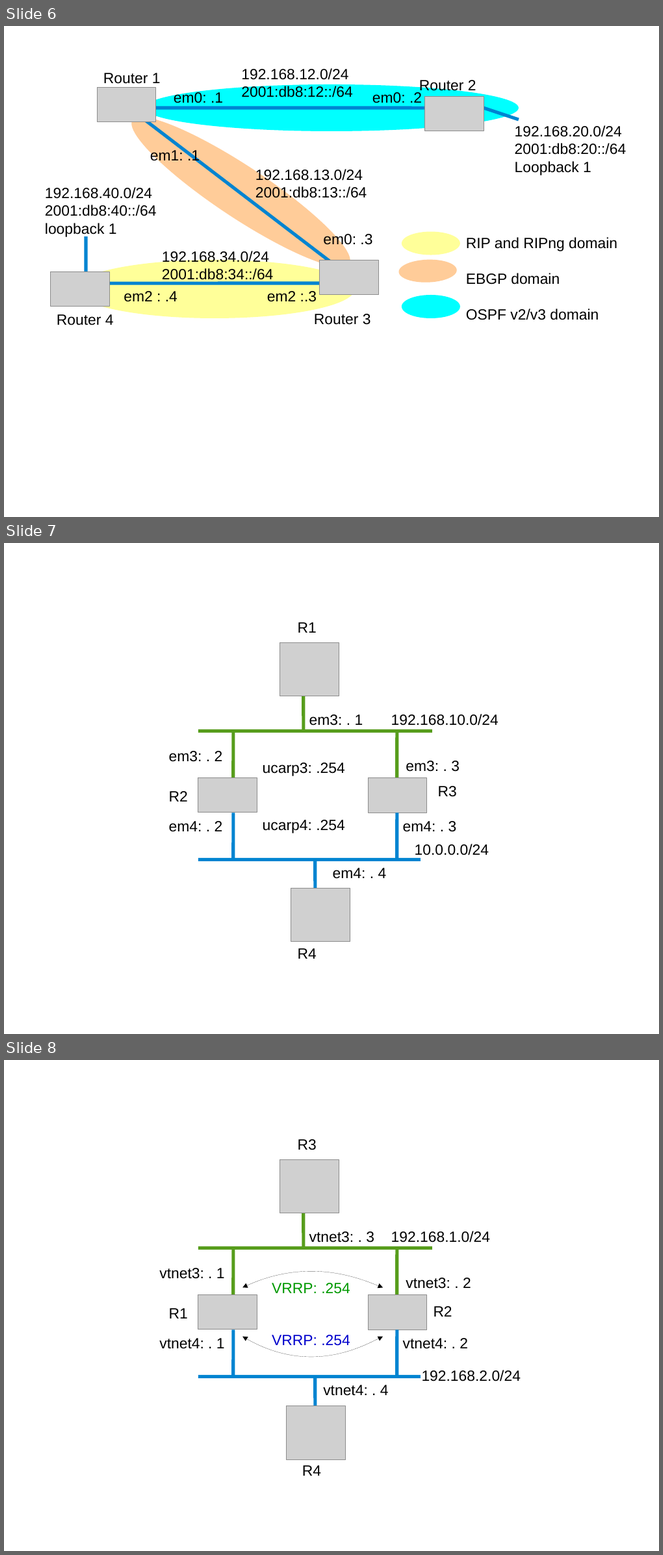
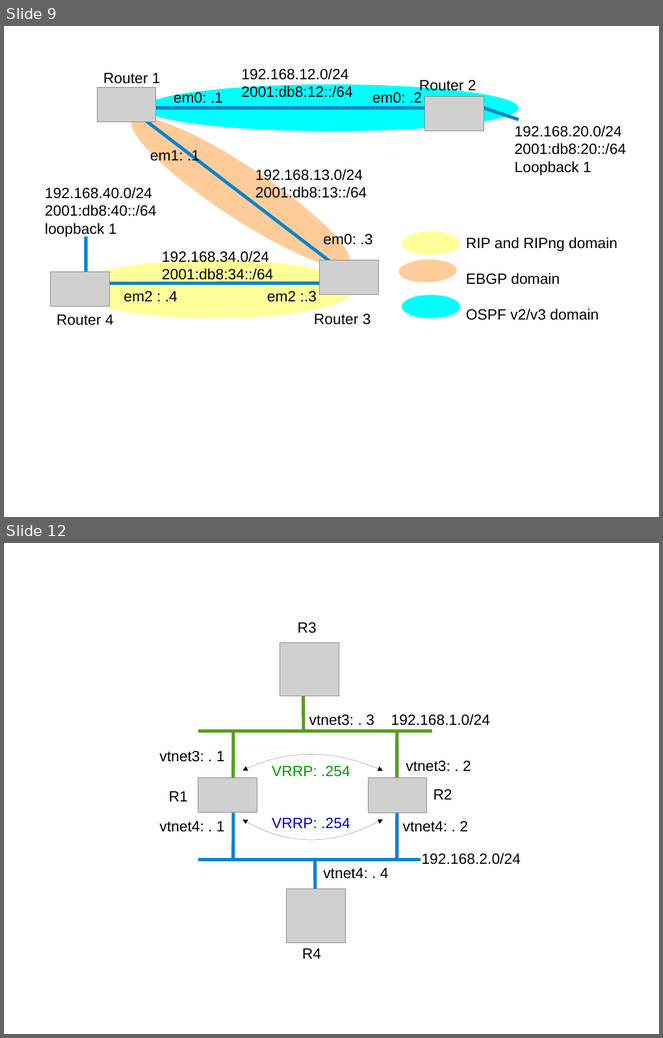
Before and after one commit to ocochard/BSDRP, a slide deck: docs/labs.examples.odp. Shown one above the other, each under a label of ours: slides 6, 7 and 8 before the commit, slides 9 and 12 after it; the slides between them are not shown. The pictures are 663x1555 and 663x1038 pixels, drawn with LibreOffice and Linux fonts; fonts in the diff are those of the drawing; grey boxes stand for pictures. Boxes give left, top, right and bottom in pixels: in the first picture for what was removed or moved away, otherwise in the second. Text is boxed around its words. In the diff, an @@ line names an element or a change of style, - is before the commit and + after.

```diff
--- a/docs/labs.examples.odp
+++ b/docs/labs.examples.odp
@@ slide 7 removed at (4, 543, 659, 1034), background #FFFFFF @@
@@ text removed at (298, 622, 317, 633) @@
-R1
@@ picture removed at (280, 642, 339, 696) @@
@@ line removed from (304, 696) to (304, 731) @@
@@ text removed at (310, 715, 363, 726) @@
-em3: . 1
@@ text removed at (391, 714, 499, 726) @@
-192.168.10.0/24
@@ line removed from (432, 731) to (198, 731) @@
@@ line removed from (233, 778) to (233, 731) @@
@@ line removed from (397, 778) to (397, 731) @@
@@ text removed at (169, 751, 223, 762) @@
-em3: . 2
@@ text removed at (263, 763, 345, 776) @@
-ucarp3: .254
@@ text removed at (406, 761, 460, 772) @@
-em3: . 3
@@ text removed at (169, 791, 188, 802) @@
-R2
@@ picture removed at (198, 778, 258, 812) @@
@@ picture removed at (369, 778, 427, 813) @@
@@ text removed at (438, 786, 457, 797) @@
-R3
@@ line removed from (233, 860) to (233, 813) @@
@@ line removed from (397, 860) to (397, 813) @@
@@ text removed at (169, 821, 223, 832) @@
-em4: . 2
@@ text removed at (263, 820, 345, 834) @@
-ucarp4: .254
@@ text removed at (403, 821, 457, 832) @@
-em4: . 3
@@ text removed at (415, 844, 489, 856) @@
-10.0.0.0/24
@@ line removed from (421, 860) to (198, 860) @@
@@ line removed from (315, 860) to (315, 895) @@
@@ text removed at (333, 868, 387, 879) @@
-em4: . 4
@@ picture removed at (291, 888, 350, 942) @@
@@ text removed at (298, 949, 317, 959) @@
-R4
@@ what was slide 6 is now slide 9 @@
@@ what was slide 8 is now slide 12 @@
```
Also in this commit, not shown: 8 slides changed, 7 slides added, 11 other files.
